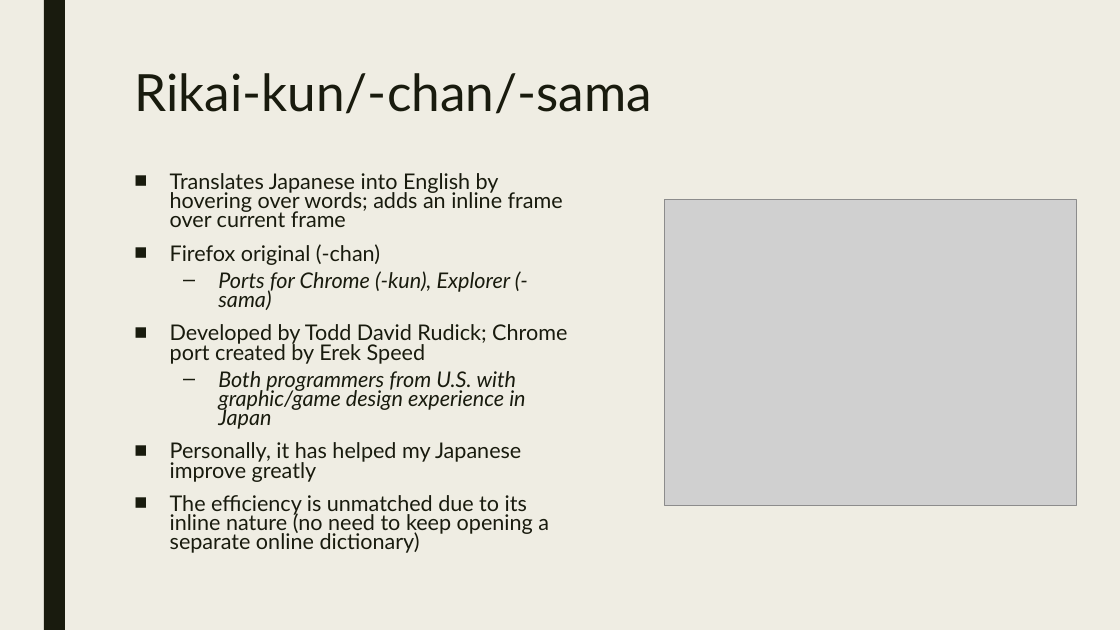
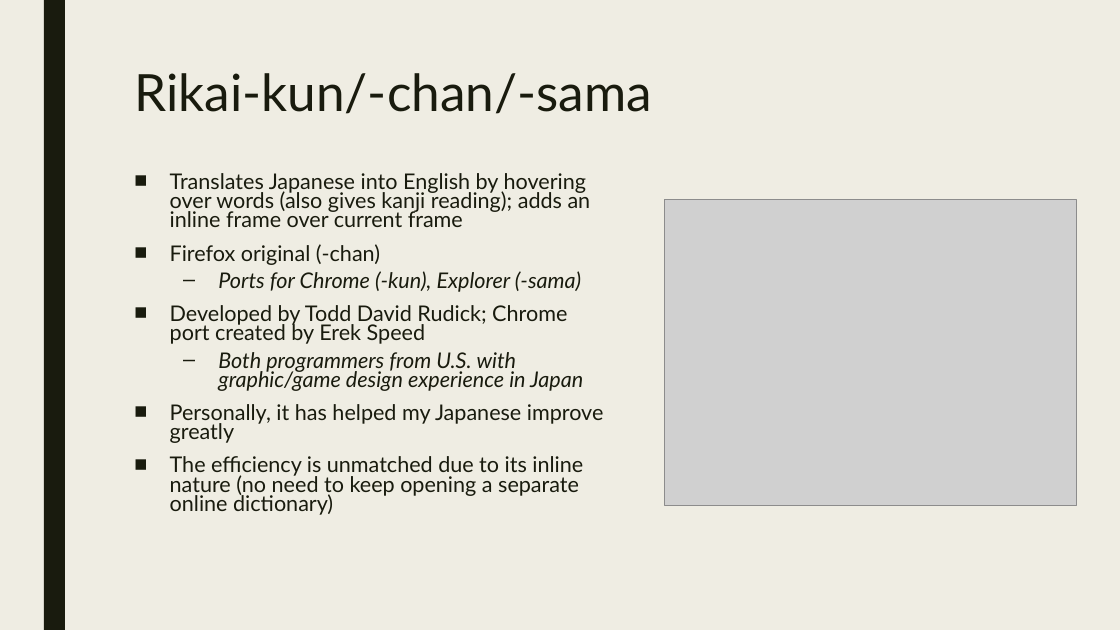
Before and after one commit to kenteexy/Interactive, a slide deck: slide 2 of weekly-projects/overlay-part-1-gathering/overlays.pptx. Drawn at 1120x630 pixels with LibreOffice and Linux fonts; fonts in the diff are those of the drawing; grey boxes stand for pictures. Boxes give left, top, right and bottom in pixels: in the first picture for what was removed or moved away, otherwise in the second. Text is boxed around its words. In the diff, an @@ line names an element or a change of style, - is before the commit and + after.

```diff
--- a/weekly-projects/overlay-part-1-gathering/overlays.pptx
+++ b/weekly-projects/overlay-part-1-gathering/overlays.pptx
@@ text at (170,173,591,227): text changed @@
-■ Translates Japanese into English by hovering over words; adds an inline frame over current frame
+■ Translates Japanese into English by hovering over words (also gives kanji reading); adds an inline frame over current frame
```
Also in this commit, not shown: 1 other file.
